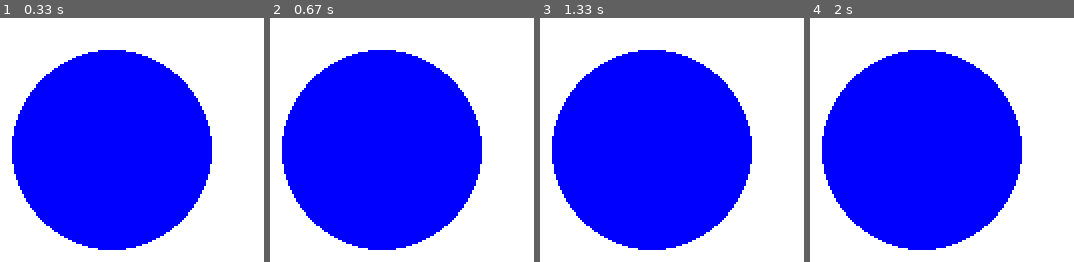
Above: before the commit, frames 1-4 (left to right).
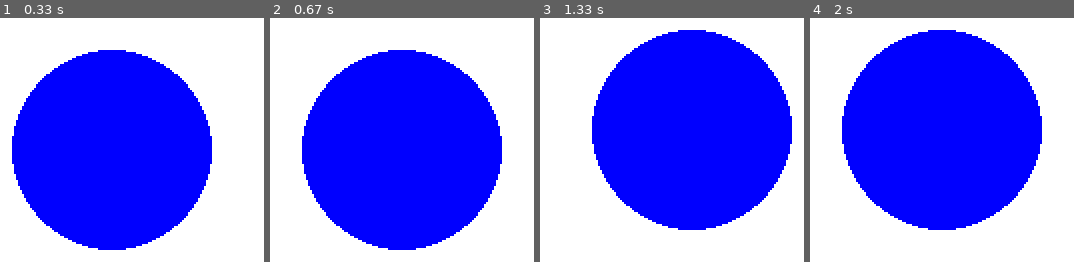
Above: after the commit, the same moments.

Repository: binaerverkehr/pygamece-tutorial
Game: pygame game, started from main.py
Two runs of this game, one before a commit and one after it. Both use one fixed random seed, a clock stepped at 60 frames per second and the inputs below.
Inputs:
- Up to frame 1 (0.33 s): no input
- Up to frame 2 (0.67 s): hold D from 0.33 s (still down)
- Up to frame 3 (1.33 s): release D at 0.8 s; hold W 0.83-1.13 s; hold D from 1.17 s (still down)
- Up to frame 4 (2 s): release D at 1.63 s; hold A from 1.67 s (still down)

Frame 1 is identical in both runs. In frame 2, 12% of the frame differs, in the area x 4-88%, y 13-96%; in frame 3, 27%, in the area x 4-96%, y 4-96%; in frame 4, 17%.

Commit message:
1. Einzelbewegung mit KEYDOWN

Diff:
--- a/main.py
+++ b/main.py
@@ -12,9 +12,17 @@
     for event in pygame.event.get():
         if event.type == pygame.QUIT:
             running = False
+        elif event.type == pygame.KEYDOWN:
+            if event.key == pygame.K_w:
+                y -= 10
+            elif event.key == pygame.K_s:
+                y += 10
+            elif event.key == pygame.K_a:
+                x -= 10
+            elif event.key == pygame.K_d:
+                x += 10
 
     # Spielzustand berechnen
-
 
     # Render
     window.fill("white")
